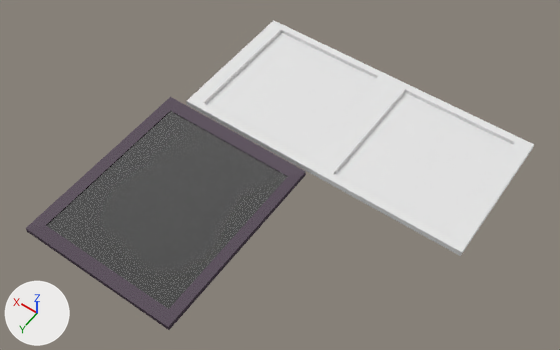
An edit to the Blender file File di blender/Andrea/vetrata e porta.blend, drawn before and after from the same camera.
Before and after are seen from a camera (50 mm lens) standing at (-10.6, 9.2, 18.7) and looking at (-2.24, -2.5, 0.31). The lights are fixed; the arrows at lower left show +X, +Y and +Z.
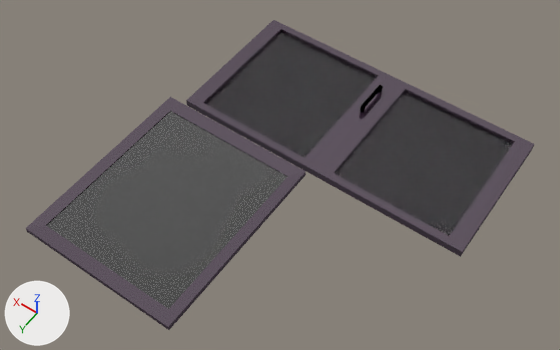
Commit message: maniglia aggiunta alla porta

The change, as a diff of the scene's bpy script:
```diff
--- a/File di blender/Andrea/vetrata e porta.blend.py
+++ b/File di blender/Andrea/vetrata e porta.blend.py
@@ mat_material_003 @@
+mat_material_003 = diffuse_material('Material.003')
+mat_material_003.base_color = (0.0, 0.0, 0.0)  # black #000000
@@ me_cube_002 @@
 me_cube_002.from_pydata(...)  # 44 vertices, 42 faces; spans x -1.0..1.0, y -1.0..1.0, z -1.0..1.0
+me_cube_002.materials.append(mat_material)
@@ me_cube_006 @@
+me_cube_006.from_pydata(...)  # 106 vertices, 104 faces; spans x -0.45..0.45, y -8.98..0.45, z -0.35..2.26
+me_cube_006.materials.append(mat_material_003)  # black #000000
@@ ob_cube_002 @@
 ob_cube_002.location = (-2.89, -5.81, 0.0)
-ob_cube_002.scale = (5.04, 2.44, 0.1)
+ob_cube_002.scale = (5.04, 2.44, 0.128)
@@ ob_cube_003 @@
+ob_cube_003 = bpy.data.objects.new('Cube.003', me_cube_001.copy())  # the mesh of ob_cube_001
+ob_cube_003.location = (-0.31, -5.81, 0.0)
+ob_cube_003.scale = (2.06, 2.25, -0.027)
@@ ob_cube_004 @@
+ob_cube_004 = bpy.data.objects.new('Cube.004', me_cube_001.copy())  # the mesh of ob_cube_001
+ob_cube_004.location = (-5.41, -5.81, 0.01)
+ob_cube_004.scale = (2.06, 2.25, -0.027)
@@ ob_cube_006 @@
+ob_cube_006 = bpy.data.objects.new('Cube.006', me_cube_006)
+ob_cube_006.location = (-2.81, -6.25, 0.2)
+ob_cube_006.scale = (0.142, 0.133, 0.101)
+_m = ob_cube_006.modifiers.new('Subsurf', 'SUBSURF')
```

Location of each change, [x1, y1, x2, y2] in pixels of the pictures (560 x 350 px):
'Cube.002', recoloured, rescaled (grey to black): before [187, 20, 534, 256]; after [186, 20, 534, 257]
'Cube.004', added: after [335, 91, 513, 236]
'Cube.003', added: after [205, 31, 377, 158]
'Cube.006', added: after [360, 85, 383, 113]
